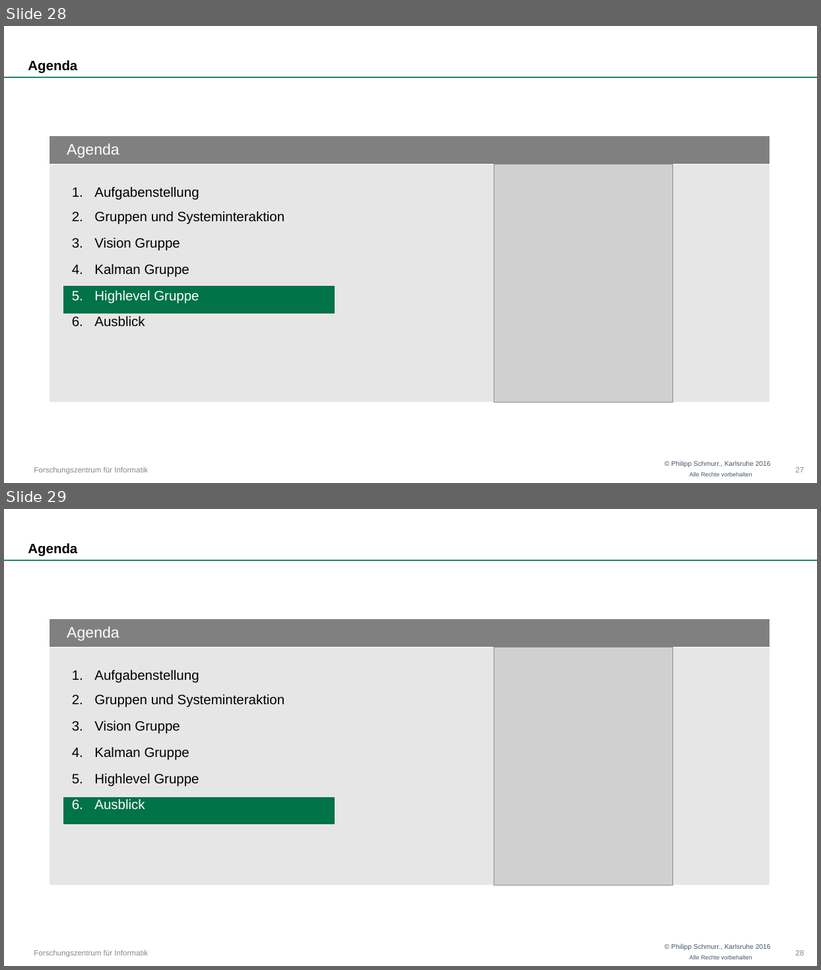
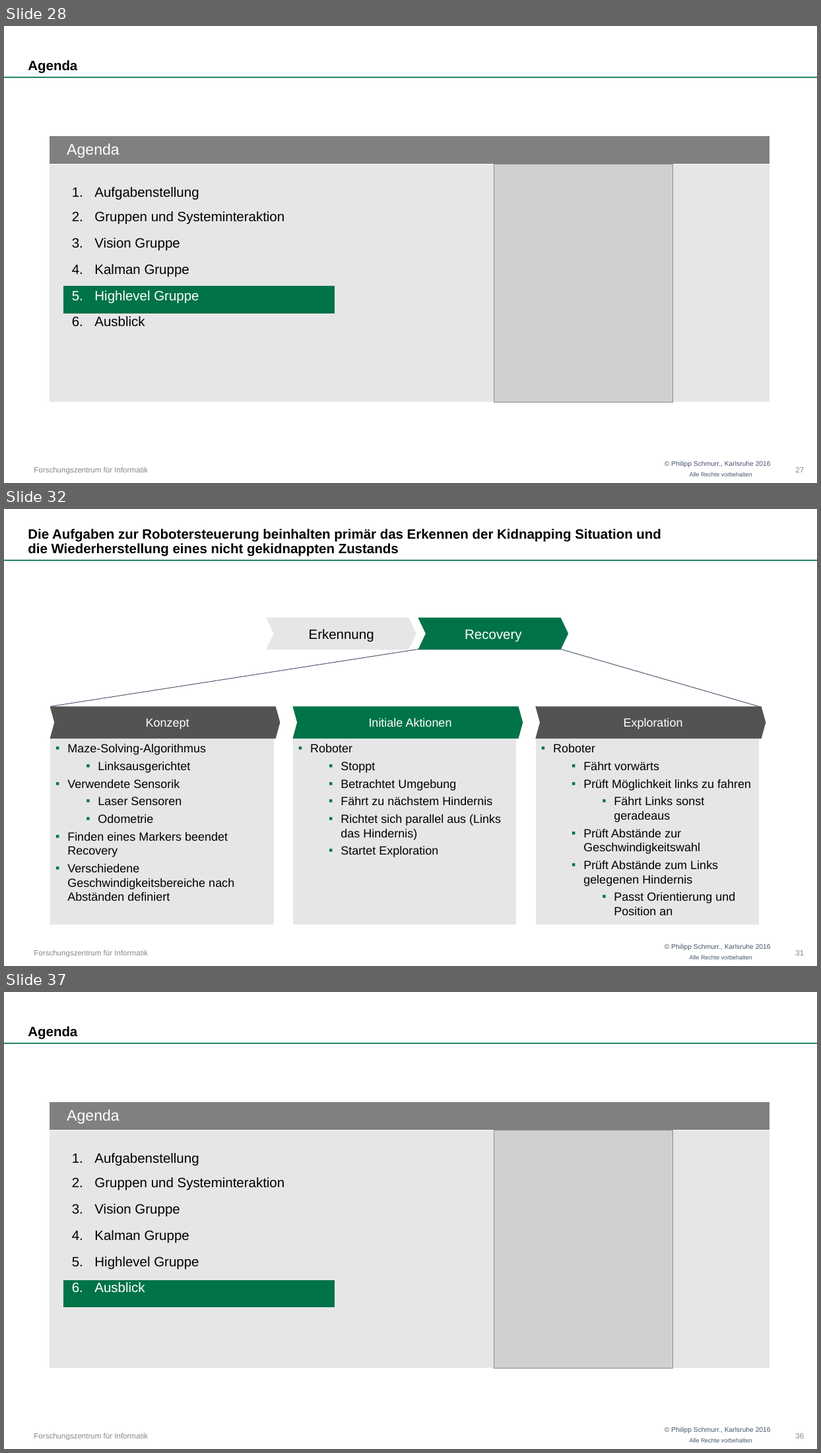
Before and after one commit to OtonoKakuei/robprak1516-documentation, a slide deck: robprak1516-presentation.pptx. Shown one above the other, each under a label of ours: slides 28 and 29 before the commit, slides 28, 32 and 37 after it; the slides between them are not shown. The pictures are 821x970 and 821x1453 pixels, drawn with LibreOffice and Linux fonts; fonts in the diff are those of the drawing; grey boxes stand for pictures; background and template pictures are left out. Boxes give left, top, right and bottom in pixels: in the first picture for what was removed or moved away, otherwise in the second. Text is boxed around its words. In the diff, an @@ line names an element or a change of style, - is before the commit and + after.

```diff
--- a/robprak1516-presentation.pptx
+++ b/robprak1516-presentation.pptx
@@ slide 32 added at box(4, 509, 817, 966), background #FFFFFF; not listed: 4 template elements that a slide beside it also shows @@
@@ title added at box(28, 529, 661, 557), 16 pt, text #000000, bold @@
+Die Aufgaben zur Robotersteuerung beinhalten primär das Erkennen der Kidnapping Situation und die Wiederherstellung eines nicht gekidnappten Zustands
@@ chevron added at box(267, 618, 416, 650), fill #E7E6E6, outline #E7E6E6 1.5 pt, 16 pt, text #000000 @@
+Erkennung
@@ chevron added at box(419, 618, 568, 650), fill #007348, outline #007348 1.5 pt, 16 pt, text #FFFFFF @@
+Recovery
@@ line added from (419, 650) to (51, 706), #44546A 0.75 pt @@
@@ line added from (561, 650) to (761, 707), #44546A 0.75 pt @@
@@ chevron added at box(51, 707, 280, 739), fill #525252, outline #525252 1.5 pt, 14 pt, text #FFFFFF @@
+Konzept
@@ chevron added at box(294, 707, 523, 739), fill #007348, outline #007348 1.5 pt, 14 pt, text #FFFFFF @@
+Initiale Aktionen
@@ chevron added at box(537, 707, 765, 739), fill #525252, outline #525252 1.5 pt, 14 pt, text #FFFFFF @@
+Exploration
@@ rectangle added at box(51, 739, 273, 925), fill #E7E6E6, outline #E7E6E6 1.5 pt, 14 pt, text #000000 @@
+▪ Maze-Solving-Algorithmus
+  ▪ Linksausgerichtet
+▪ Verwendete Sensorik
+  ▪ Laser Sensoren
+  ▪ Odometrie
+▪ Finden eines Markers beendet Recovery
+▪ Verschiedene Geschwindigkeitsbereiche nach Abständen definiert
@@ rectangle added at box(294, 739, 516, 925), fill #E7E6E6, outline #E7E6E6 1.5 pt, 14 pt, text #000000 @@
+▪ Roboter
+  ▪ Stoppt
+  ▪ Betrachtet Umgebung
+  ▪ Fährt zu nächstem Hindernis
+  ▪ Richtet sich parallel aus (Links das Hindernis)
+  ▪ Startet Exploration
@@ rectangle added at box(537, 739, 758, 925), fill #E7E6E6, outline #E7E6E6 1.5 pt, 14 pt, text #000000 @@
+▪ Roboter
+  ▪ Fährt vorwärts
+  ▪ Prüft Möglichkeit links zu fahren
+    ▪ Fährt Links sonst geradeaus
+  ▪ Prüft Abstände zur Geschwindigkeitswahl
+  ▪ Prüft Abstände zum Links gelegenen Hindernis
+    ▪ Passt Orientierung und Position an
@@ page number added at box(795, 951, 804, 956), 9 pt, text #868889 @@
+31
@@ what was slide 29 is now slide 37 @@
```
Also in this commit, not shown: 7 other slides added.
